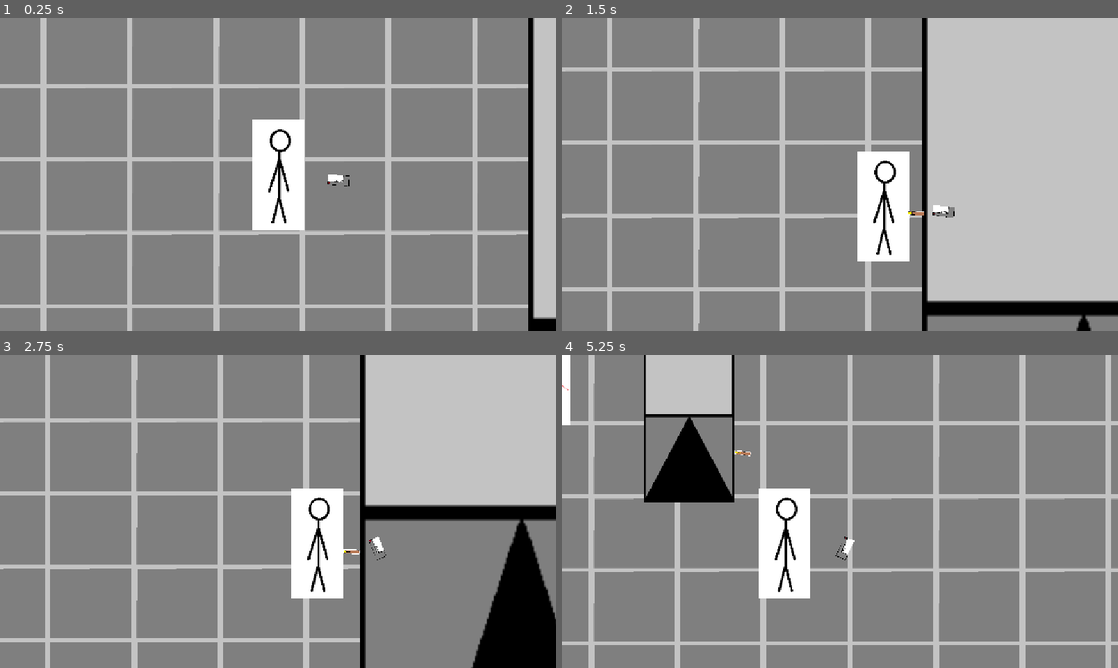
Above: before the commit, frames 1-4 (two rows, left to right).
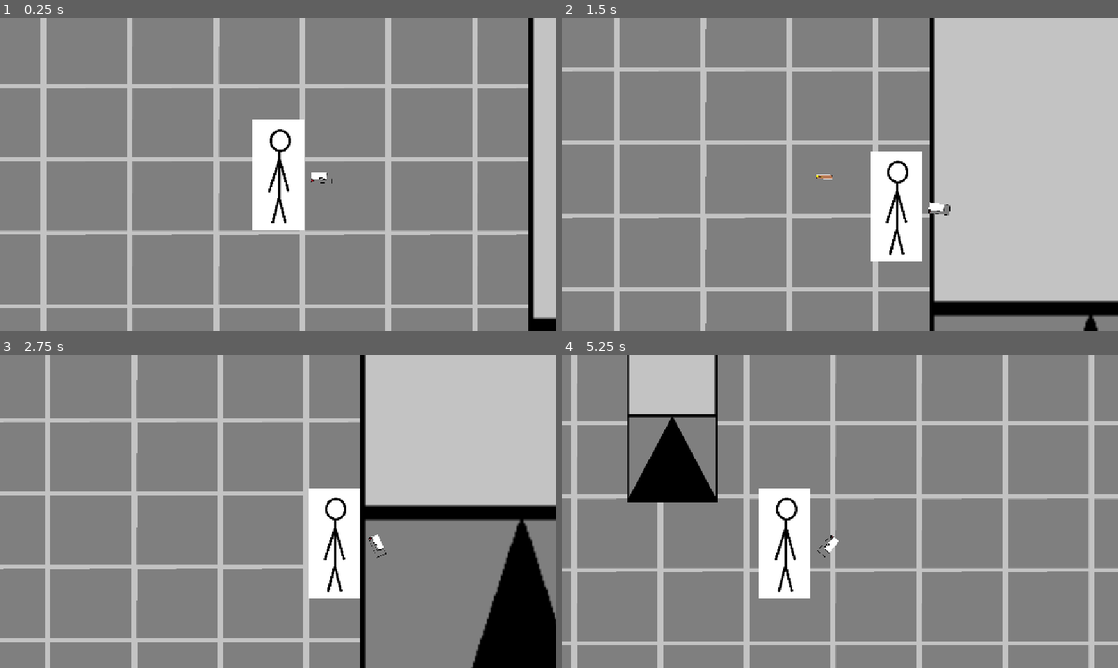
Above: after the commit, the same moments.

Repository: Operr-Omucc/bizo
Game: Godot game, scene res://mundo.tscn
Two runs of this game, one before a commit and one after it. Both use one fixed random seed, a clock stepped at 60 frames per second and the inputs below.
Inputs (mouse positions are in pixels of both pictures, inside the frame that each line leads up to):
- Up to frame 1 (0.25 s): no input
- Up to frame 2 (1.5 s): tap Enter at 0.5 s; move the mouse to (962, 158) at 0.52 s; hold D (Derecha) 0.53-1.28 s; tap Shift (Dash) at 0.6 s; click (962, 158) at 0.8 s; move the mouse to (728, 190) at 1.27 s; hold S (Abajo) from 1.28 s (still down); click (728, 190) at 1.35 s
- Up to frame 3 (2.75 s): tap Shift (Dash) at 1.55, 2.1 s; move the mouse to (333, 442) at 2.02 s; release S (Abajo) at 2.03 s; hold D (Derecha) from 2.03 s (still down); click (333, 442) at 2.3 s
- Up to frame 4 (5.25 s): move the mouse to (812, 574) at 2.77 s; release D (Derecha) at 2.78 s; hold W (Arriba) 2.78-3.53 s; click (812, 574) at 2.85 s; tap Shift (Dash) at 3.05, 3.6, 4.55, 5.1 s; move the mouse to (1006, 558) at 3.52 s; hold A (Izquierda) 3.53-5.03 s; click (1006, 558) at 3.8 s; move the mouse to (673, 464) at 4.27 s; click (673, 464) at 4.35 s; move the mouse to (867, 511) at 5.02 s; hold S (Abajo) from 5.03 s (still down)

The runs differ from the first frame. In frame 1, 0.2% of the frame differs, in the area x 55-63%, y 49-54%; in frame 2, 12%; in frame 3, 2.8%; in frame 4, 17%, in the area x 0-99%, y 0-100%.

Commit message:
Bugs arreglados, continuar agregando mas mecanicas

Diff:
--- a/Escenas/bala.tscn
+++ b/Escenas/bala.tscn
@@ -8,6 +8,8 @@
 
 [node name="Bala" type="CharacterBody2D"]
 scale = Vector2(0.0581891, 0.0845088)
+collision_layer = 2
+collision_mask = 2
 script = ExtResource("1_r8vkm")
 
 [node name="porro" type="Sprite2D" parent="."]
--- a/Escenas/enemigo.tscn
+++ b/Escenas/enemigo.tscn
@@ -11,6 +11,8 @@
 
 [node name="Enemigo" type="CharacterBody2D"]
 scale = Vector2(0.233266, 0.282042)
+collision_layer = 3
+collision_mask = 3
 script = ExtResource("1_24lda")
 
 [node name="Enemigo" type="Sprite2D" parent="."]
@@ -23,6 +25,8 @@
 shape = SubResource("RectangleShape2D_jc0jm")
 
 [node name="Area2D" type="Area2D" parent="."]
+collision_layer = 3
+collision_mask = 3
 
 [node name="CollisionShape2D" type="CollisionShape2D" parent="Area2D"]
 position = Vector2(0, 1.49998)
--- a/Escenas/pared.tscn
+++ b/Escenas/pared.tscn
@@ -6,6 +6,8 @@
 size = Vector2(19.8997, 19.9017)
 
 [node name="Pared" type="StaticBody2D"]
+collision_layer = 3
+collision_mask = 3
 
 [node name="Pared" type="Sprite2D" parent="."]
 position = Vector2(0, 0.75)
--- a/Scripts/personaje.gd
+++ b/Scripts/personaje.gd
@@ -1,5 +1,6 @@
 extends CharacterBody2D
 
+@onready var personaje = %Personaje
 var speed = 500
 var cooldown:bool = true
 
@@ -10,6 +11,7 @@
 	velocity = direccion * speed
 	if Input.is_action_just_pressed("Dash") && cooldown:
 		start_dash()
+	#is_mouse_left()
 	move_and_slide()
 
 
@@ -21,3 +23,14 @@
 		speed = 500
 		await get_tree().create_timer(1.00).timeout
 		cooldown = true
+
+#Funcion que detecta si el personaje mira para la izquierda o no
+func is_mouse_left():
+
+	#var alsod = 0 < get_position_delta().x
+	var onLeftSide = 0<get_global_mouse_position().x
+
+	if onLeftSide:
+		personaje.scale.x = -1
+	else:
+		personaje.scale.x = 1
--- a/arma.gd
+++ b/arma.gd
@@ -15,4 +15,4 @@
 	bullet.dir=rotation
 	bullet.pos=$Node2D.global_position
 	bullet.rota=global_rotation
-	get_parent().add_child(bullet)
+	get_parent().get_parent().add_child(bullet)
--- a/mundo.tscn
+++ b/mundo.tscn
@@ -28,10 +28,11 @@
 position = Vector2(-301, -114)
 
 [node name="Personaje" parent="Reparo-ejeY" instance=ExtResource("2_otwa2")]
+unique_name_in_owner = true
 position = Vector2(518, -9)
 
 [node name="Arma" parent="Reparo-ejeY/Personaje" instance=ExtResource("4_aou4a")]
-position = Vector2(125, 11)
+position = Vector2(90, 6)
 scale = Vector2(0.244753, 0.150435)
 
 [node name="Enemigo" parent="Reparo-ejeY" instance=ExtResource("4_otwa2")]
